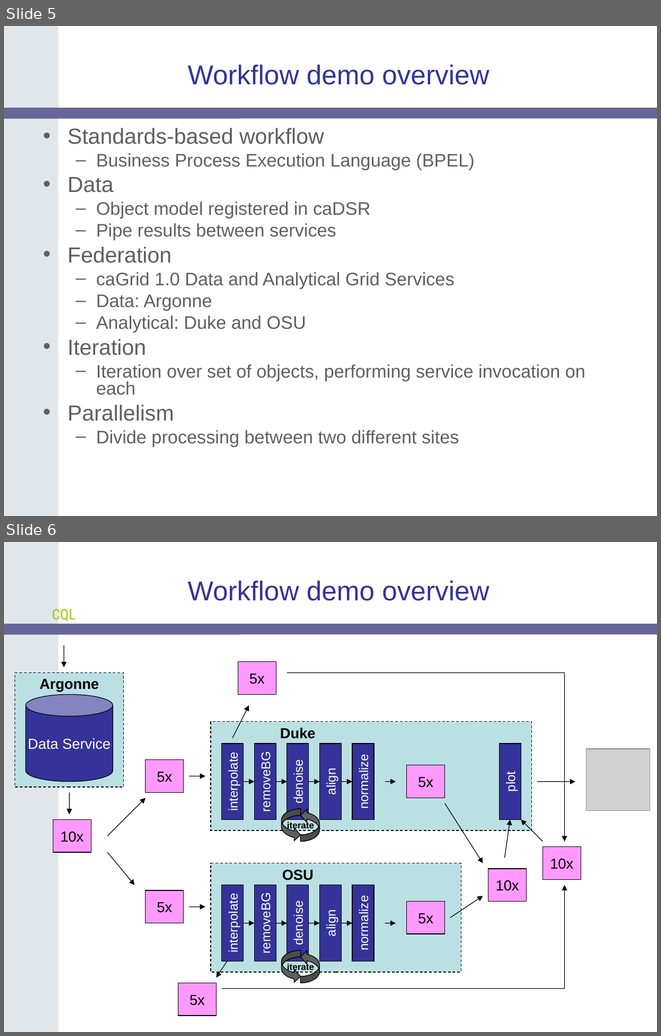
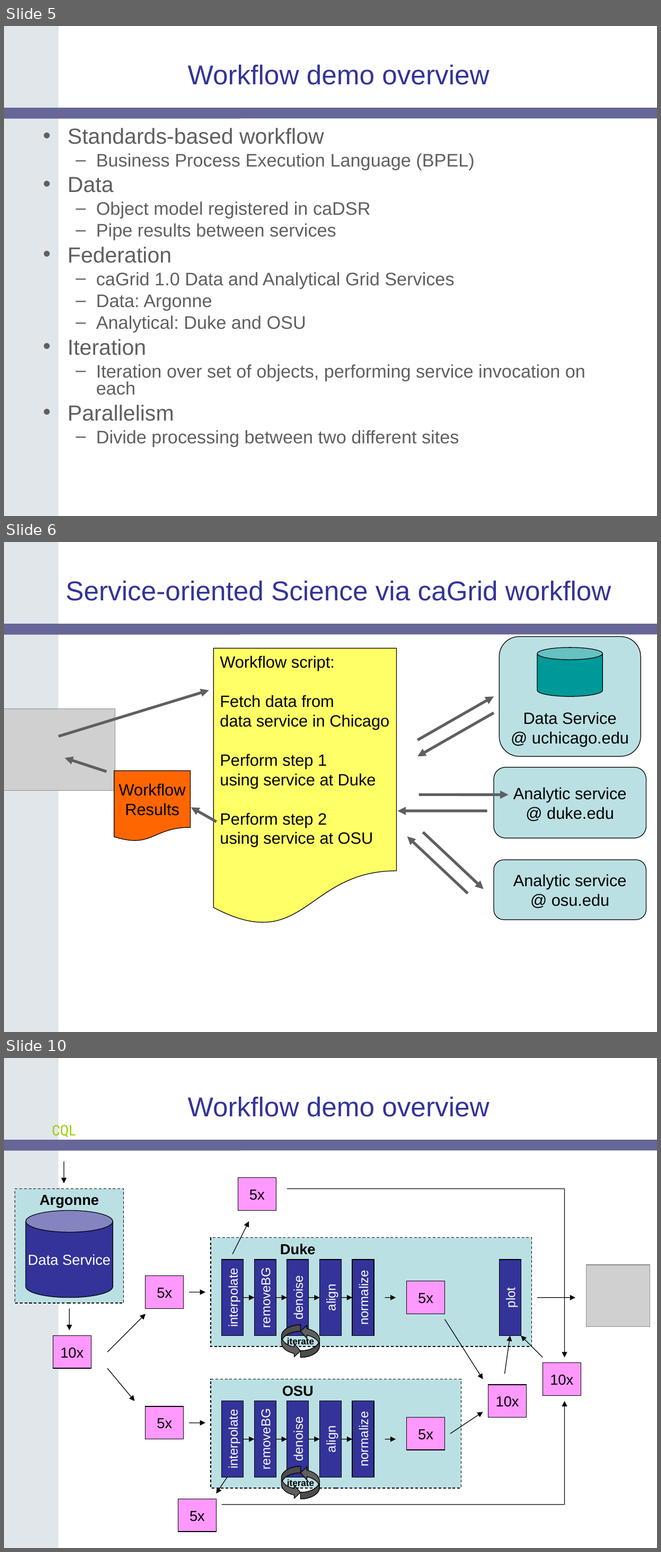
Before and after one commit to NCIP/cagrid-docs, a slide deck: presentations/200604_AnnualMeeting/caGrid-1.0-Demo.ppt. Shown one above the other, each under a label of ours: slides 5 and 6 before the commit, slides 5, 6 and 10 after it; the slides between them are not shown. The pictures are 661x1036 and 661x1552 pixels, drawn with LibreOffice and Linux fonts; fonts in the diff are those of the drawing; grey boxes stand for pictures; background and template pictures are left out. Boxes give left, top, right and bottom in pixels: in the first picture for what was removed or moved away, otherwise in the second. Text is boxed around its words. In the diff, an @@ line names an element or a change of style, - is before the commit and + after.

Commit message:
Added visual slides for workflow Demo introduction.

```diff
--- a/presentations/200604_AnnualMeeting/caGrid-1.0-Demo.ppt
+++ b/presentations/200604_AnnualMeeting/caGrid-1.0-Demo.ppt
@@ slide 6 added at (x1=4, y1=542, x2=657, y2=1032), background #FFFFFF; not listed: 2 template elements that a slide beside it also shows @@
@@ title added at (x1=65, y1=581, x2=611, y2=601), 30 pt, text #333399 @@
+Service-oriented Science via caGrid workflow
@@ rounded rectangle added at (x1=499, y1=637, x2=641, y2=756), fill #BBE0E3, outline #000000 0.74 pt, 18 pt, text #000000 @@
+Data Service
+@ uchicago.edu
@@ flow chart document added at (x1=213, y1=649, x2=396, y2=926), fill #FFFF66, outline #000000 0.74 pt, 18 pt, text #000000 @@
+Workflow script:
+Fetch data from
+data service in Chicago
+Perform step 1
+using service at Duke
+Perform step 2
+using service at OSU
@@ cylinder added at (x1=538, y1=647, x2=603, y2=696), fill #009999, outline #000000 0.74 pt @@
@@ arrow added from (59, 736) to (209, 690), #5F5F5F 3 pt @@
@@ arrow added from (417, 740) to (494, 696), #5F5F5F 3 pt @@
@@ picture added at (x1=4, y1=708, x2=115, y2=790) @@
@@ arrow added from (494, 713) to (417, 756), #5F5F5F 3 pt @@
@@ arrow added from (106, 771) to (65, 758), #5F5F5F 3 pt @@
@@ flow chart document added at (x1=114, y1=770, x2=191, y2=841), fill #FF6600, outline #000000 0.74 pt, 18 pt, text #000000 @@
+Workflow
+Results
@@ rounded rectangle added at (x1=494, y1=767, x2=646, y2=838), fill #BBE0E3, outline #000000 0.74 pt, 18 pt, text #000000 @@
+Analytic service
+@ duke.edu
@@ arrow added from (418, 795) to (508, 795), #5F5F5F 3 pt @@
@@ arrow added from (216, 821) to (191, 807), #5F5F5F 3 pt @@
@@ arrow added from (487, 811) to (398, 811), #5F5F5F 3 pt @@
@@ arrow added from (468, 893) to (407, 837), #5F5F5F 3 pt @@
@@ arrow added from (423, 832) to (483, 889), #5F5F5F 3 pt @@
@@ rounded rectangle added at (x1=494, y1=859, x2=646, y2=919), fill #BBE0E3, outline #000000 0.74 pt, 18 pt, text #000000 @@
+Analytic service
+@ osu.edu
@@ what was slide 6 is now slide 10 @@
```
Also in this commit, not shown: 3 other slides added.
